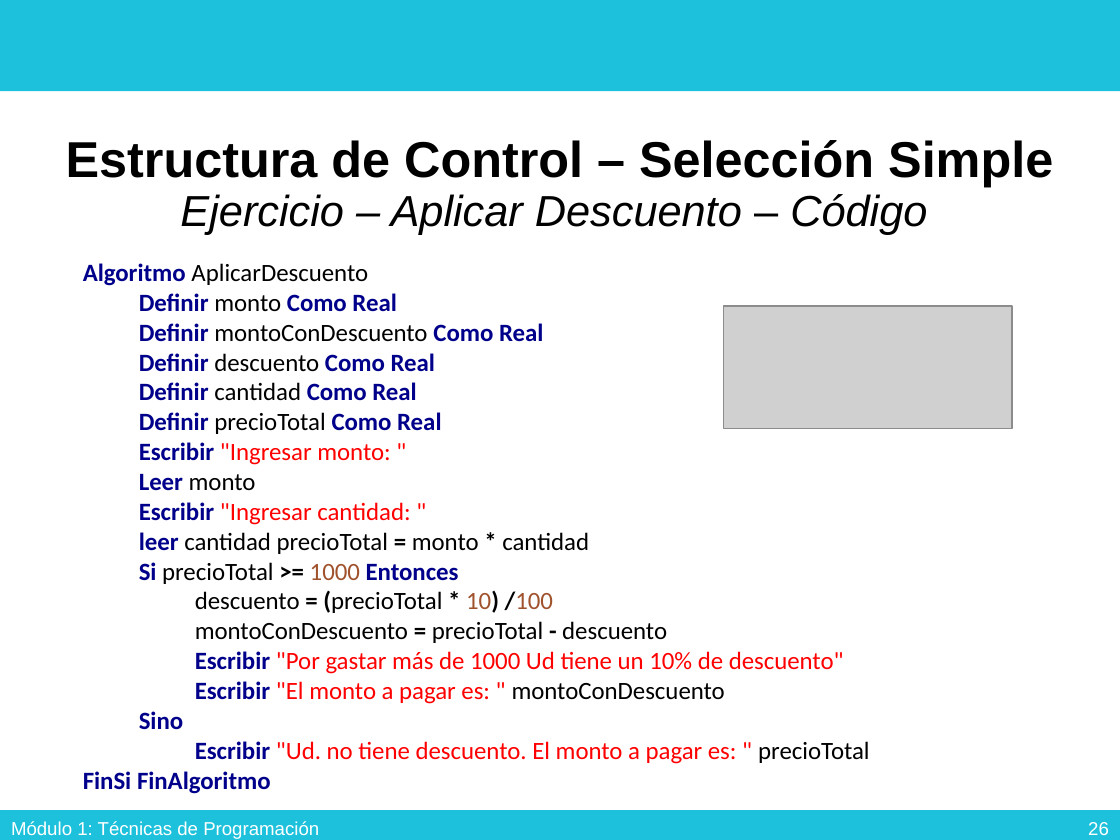
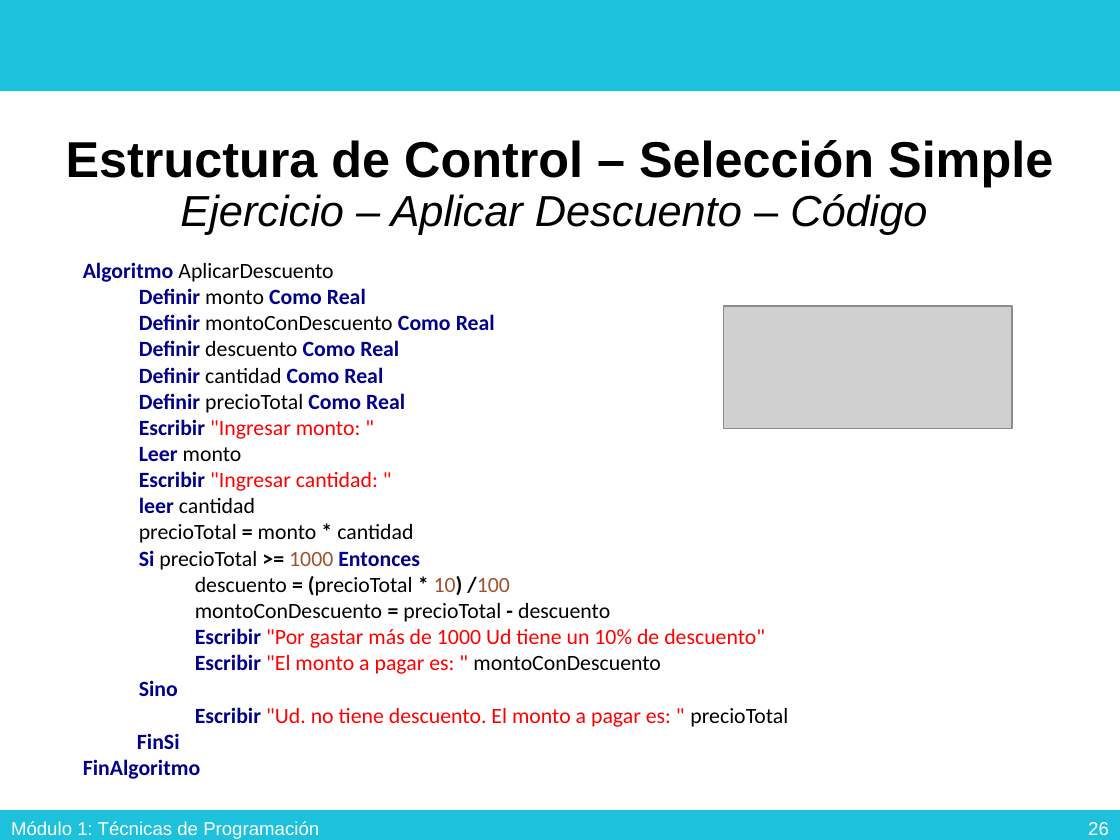
Before and after one commit to Francanella/111mil, a slide deck: slide 27 of apuntes/tecnicas/Clase2 - Seleccion/2. Seleccion.pptx. Drawn at 1120x840 pixels with LibreOffice and Linux fonts; fonts in the diff are those of the drawing; grey boxes stand for pictures; background and template pictures are left out. Boxes give left, top, right and bottom in pixels: in the first picture for what was removed or moved away, otherwise in the second. Text is boxed around its words. In the diff, an @@ line names an element or a change of style, - is before the commit and + after.

```diff
--- a/apuntes/tecnicas/Clase2 - Seleccion/2. Seleccion.pptx
+++ b/apuntes/tecnicas/Clase2 - Seleccion/2. Seleccion.pptx
@@ text at [83, 262, 788, 727]: size 16 to 14 pt in "Algoritmo AplicarDescuento", "Definir monto Como Real", "Definir montoConDescuento Como Real", "Definir descuento Como Real" and 12 more places @@
@@ text at [139, 497, 413, 543]: text changed; size 16 to 14 pt @@
-  leer cantidad precioTotal = monto * cantidad
+  leer cantidad
+  precioTotal = monto * cantidad
@@ text at [83, 733, 201, 779]: text changed; size 16 to 14 pt @@
-FinSi FinAlgoritmo
+FinSi
+FinAlgoritmo
```
Also in this commit, not shown: 3 other slides changed, 8 other files.
